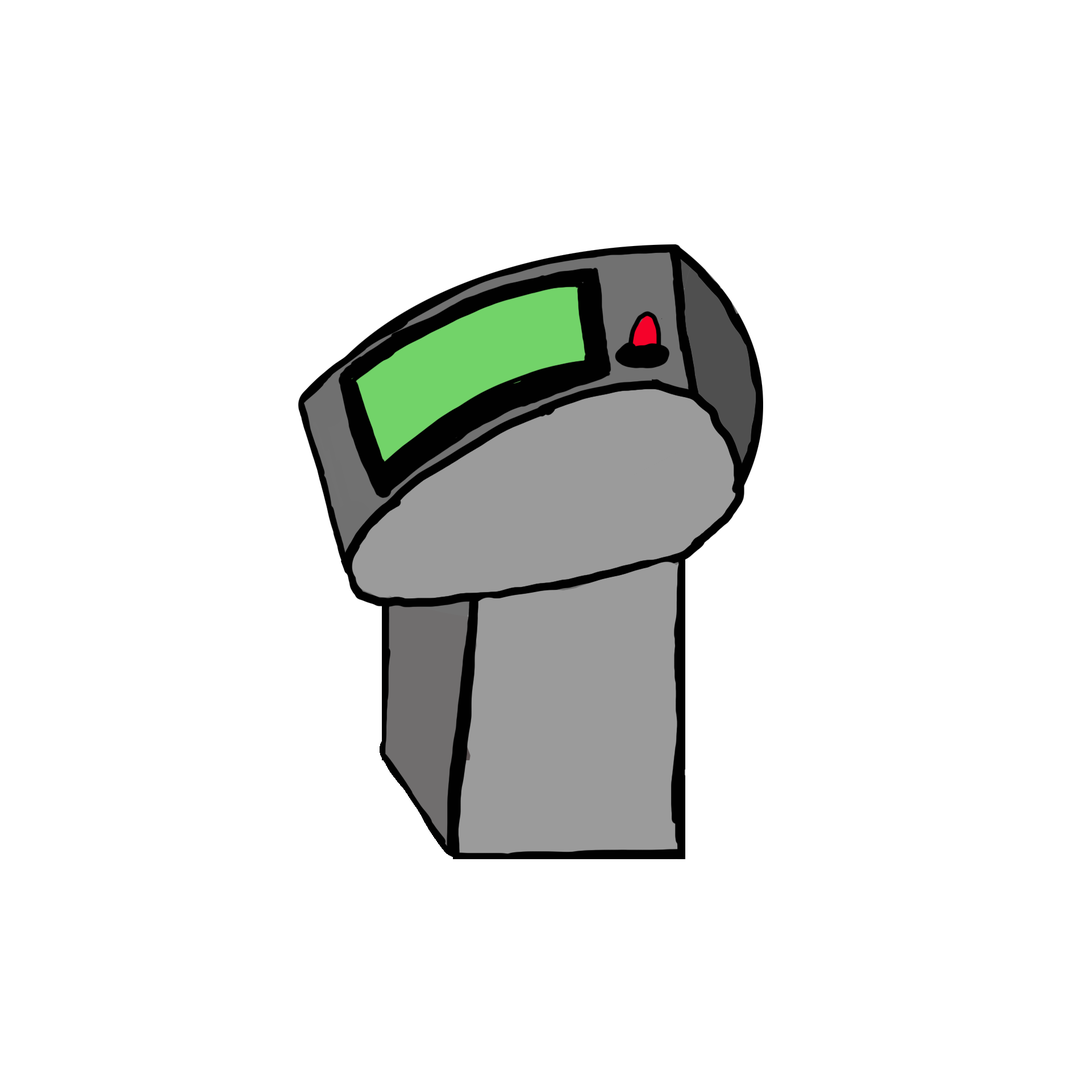
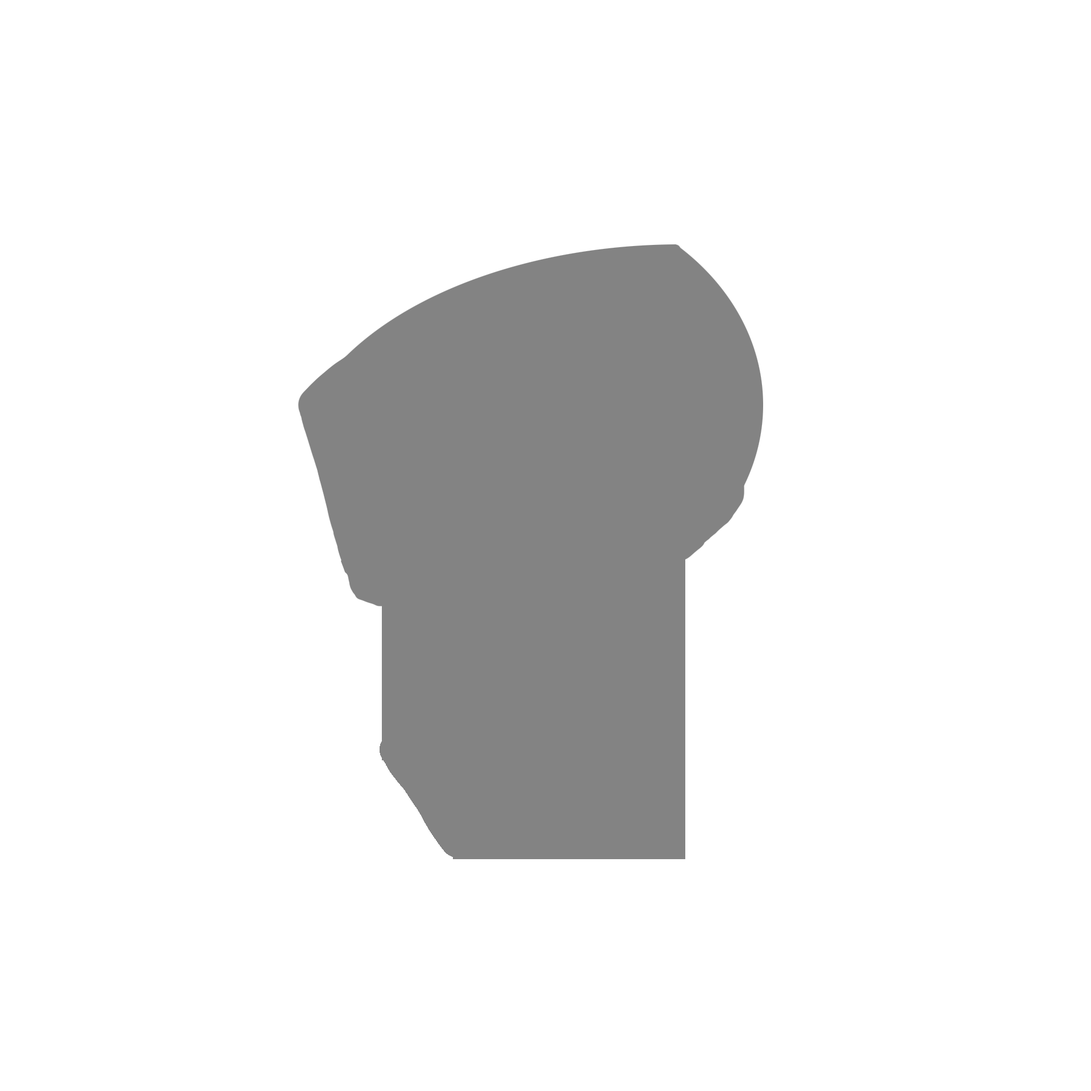
Layer changes from the first w=1091, h=1091 image to the second:
moved "Layer 11" into group "Group 2" over 614, 310, 671, 369
moved "Layer 12" into group "Group 2" over 631, 314, 660, 358
moved "Layer 10" into group "Group 2" over 338, 267, 612, 499
moved "Layer 9" into group "Group 2" over 379, 552, 686, 860
moved "Layer 8" into group "Group 2" over 297, 244, 764, 858
moved "Layer 6" into group "Group 2" over 379, 481, 686, 860
moved "Layer 7" into group "Group 2" over 380, 515, 521, 787
added group "Outline" with 1 layers above "Group 1" over 297, 244, 764, 860
added layer "Layer 3" (2nd of 2, in "Outline") in group "Outline" over 297, 244, 764, 860
